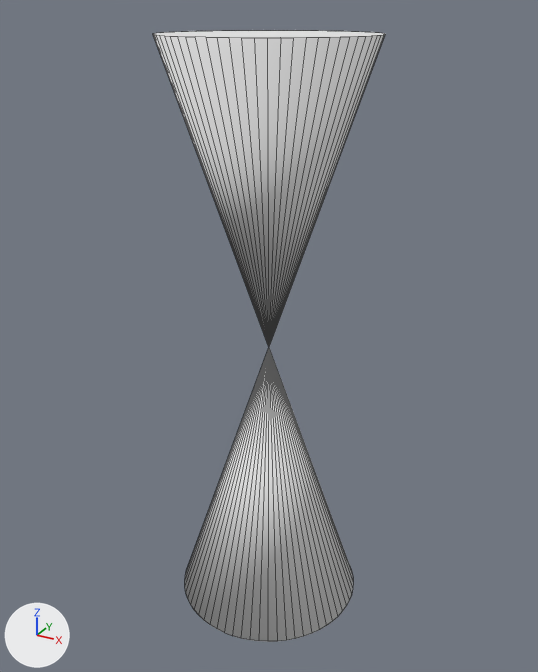
An edit to the OBJ model app/Models/Editor/spawn.obj, drawn before and after from the same camera.
One viewpoint serves both versions: a 50 mm camera at (3.38, -6.14, 3.2) aimed at (-0.02, 0.04, 0.11). The lights are fixed; the arrows at lower left show +X, +Y and +Z. Mesh edges are drawn as thin lines. Where no turn or scale is listed for an object, it has been applied to the vertices.

The first picture shows 'Cone.004_Cone.010'.
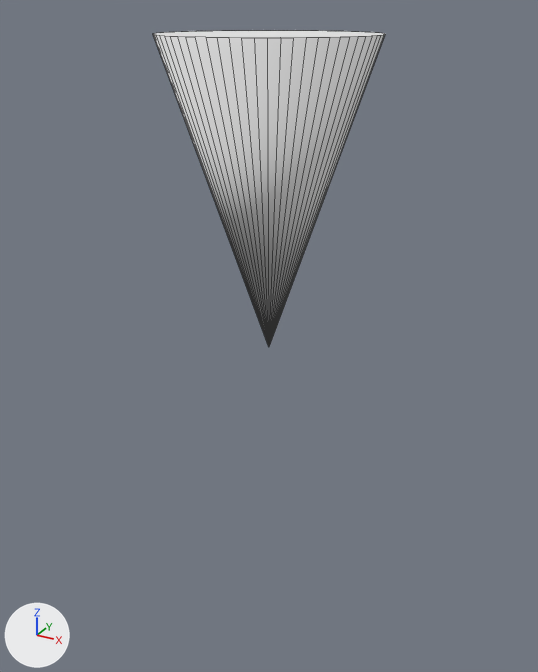
Boxes [x1, y1, x2, y2] around the edits, measured in the pictures (538 x 672 px):
'Cone.004_Cone.010', reshaped (48% shorter): before [153, 30, 385, 642]; after [153, 30, 385, 346]
part 1 of me_cone_004_cone_010, deleted: before [185, 349, 353, 642]

What the commit changed:
me_cone_004_cone_010 has 258 vertices, 258 faces and spans x -1.0..1.0, y -1.0..1.0, z -3.0..3.0.
me_cone_004_cone_010 is used by ob_cone_004_cone_010; location (0.0, 0.0, 0.0).
me_cone_004_cone_010 part 1: the loose piece of 129 vertices spanning x -1.0..1.0, y -1.0..1.0, z -3.0..0.0 is deleted.
